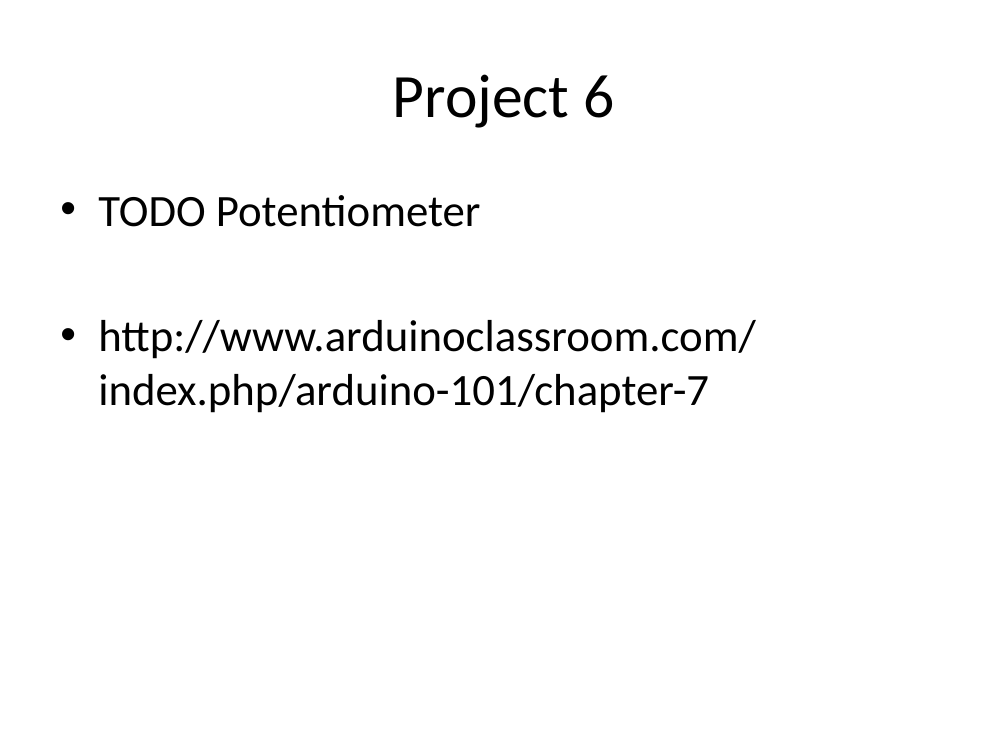
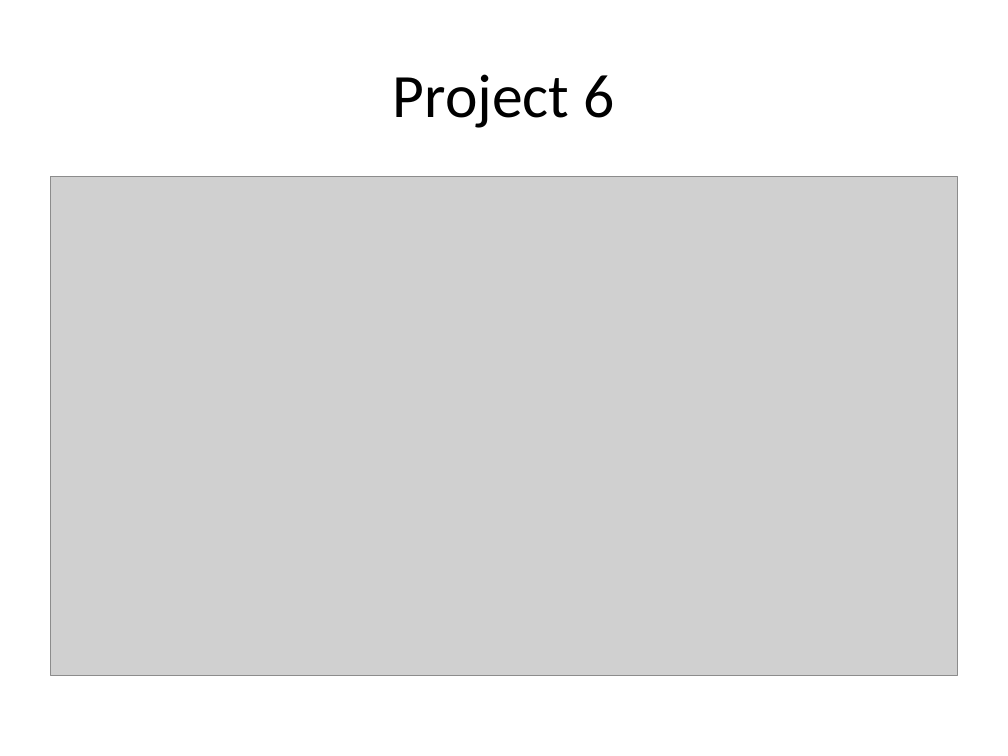
Before and after one commit to andaluri/ArduinoWorkshop1, a slide deck: slide 32 of ArduinoWorkshop1.pptx (slide 28 before the commit). Drawn at 1008x756 pixels with LibreOffice and Linux fonts; fonts in the diff are those of the drawing; grey boxes stand for pictures. Boxes give left, top, right and bottom in pixels: in the first picture for what was removed or moved away, otherwise in the second. Text is boxed around its words. In the diff, an @@ line names an element or a change of style, - is before the commit and + after.

Commit message:
Additional changes
Finished Project 5 and 6. Added additional resources and tutorials.

```diff
--- a/ArduinoWorkshop1.pptx
+++ b/ArduinoWorkshop1.pptx
@@ picture added at (x1=50, y1=176, x2=958, y2=675) @@
@@ text removed at (x1=98, y1=195, x2=756, y2=413) @@
-• TODO Potentiometer
-• http://www.arduinoclassroom.com/index.php/arduino-101/chapter-7
```
Also in this commit, not shown: 3 other slides changed, 9 slides added, 2 slides removed, 9 other files.
